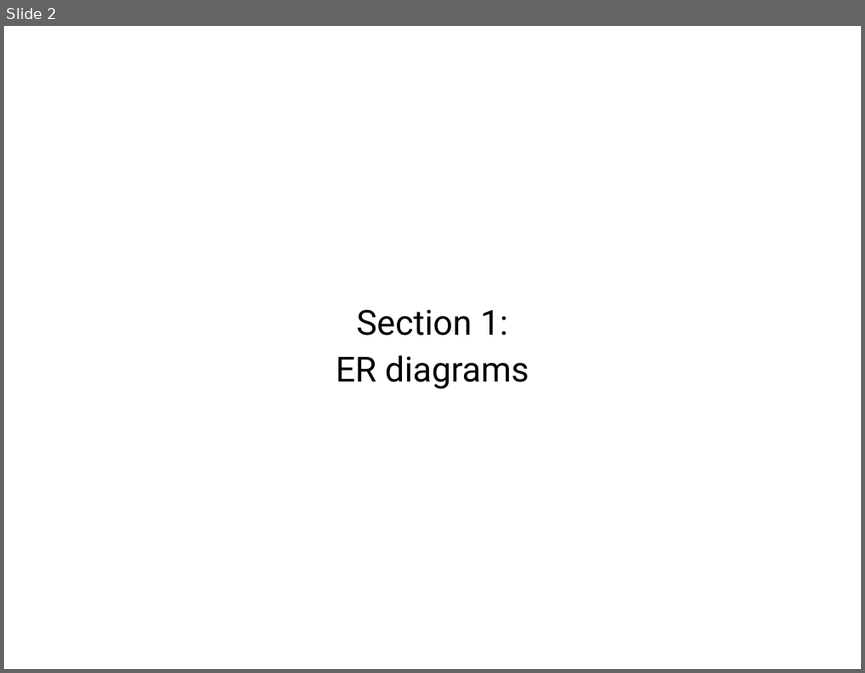
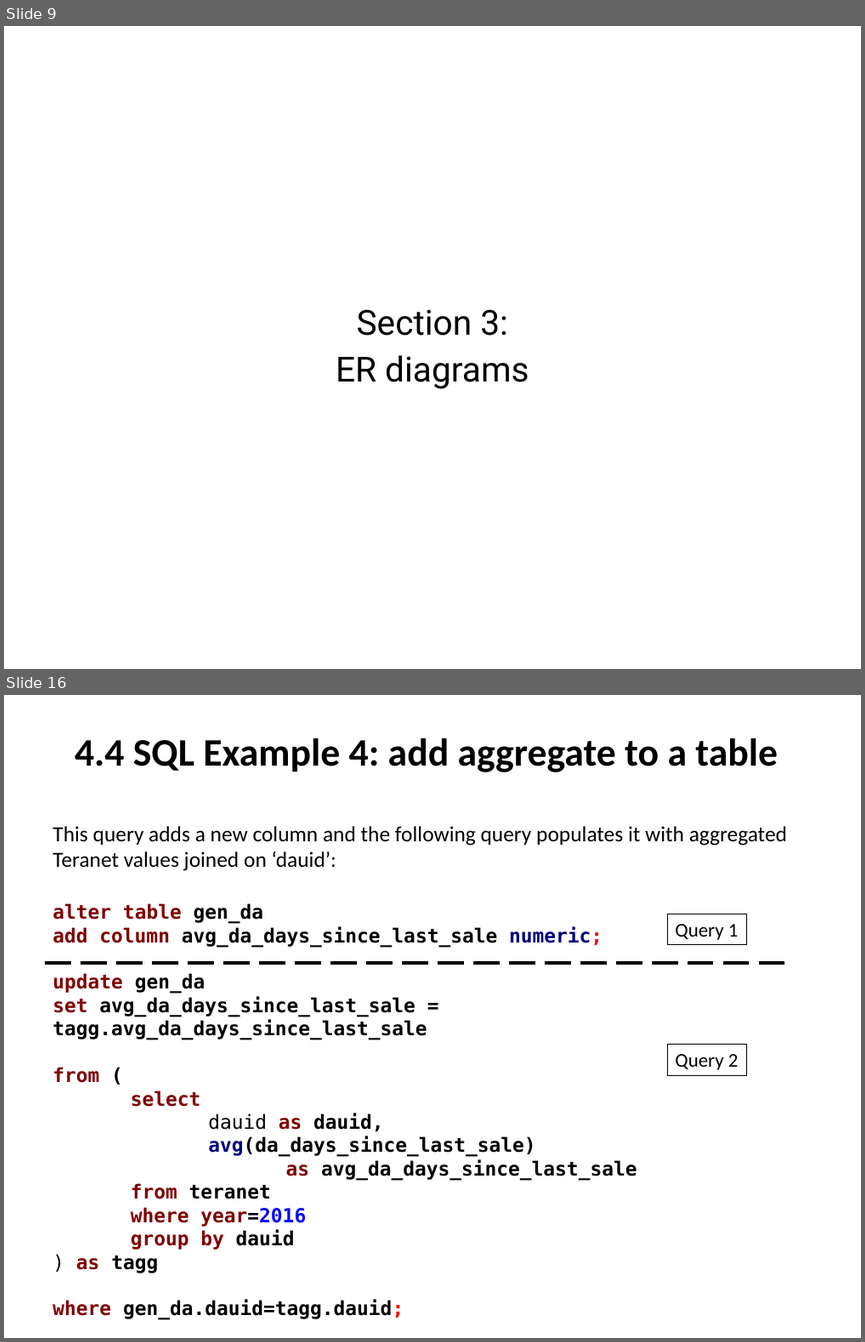
Before and after one commit to stepan-o/thesis, a slide deck: presentations/rdbms_design.pptx. Shown one above the other, each under a label of ours: slide 2 before the commit, slides 9 and 16 after it; the slides between them are not shown. The pictures are 865x673 and 865x1342 pixels, drawn with LibreOffice and Linux fonts; fonts in the diff are those of the drawing. Boxes give left, top, right and bottom in pixels: in the first picture for what was removed or moved away, otherwise in the second. Text is boxed around its words. In the diff, an @@ line names an element or a change of style, - is before the commit and + after.

```diff
--- a/presentations/rdbms_design.pptx
+++ b/presentations/rdbms_design.pptx
@@ slide 16 added at (4,695,861,1338), background #FFFFFF @@
@@ text added at (75,738,778,772), 36 pt, text #000000, bold @@
+4.4 SQL Example 4: add aggregate to a table
@@ text added at (52,826,787,871), 20 pt, text #000000 @@
+This query adds a new column and the following query populates it with aggregated Teranet values joined on ‘dauid’:
@@ text added at (52,903,637,1315), 18 pt, text #000000, bold @@
+alter table gen_da
+add column avg_da_days_since_last_sale numeric;
+update gen_da
+set avg_da_days_since_last_sale = tagg.avg_da_days_since_last_sale
+from (
+select
+dauid as dauid,
+avg(da_days_since_last_sale)
+as avg_da_days_since_last_sale
+from teranet
+where year=2016
+group by dauid
+) as tagg
+where gen_da.dauid=tagg.dauid;
@@ rectangle added at (668,913,747,945), outline #000000 0.75 pt, 18 pt, text #000000 @@
+Query 1
@@ line added from (45, 963) to (791, 963), #000000 3 pt dashed @@
@@ rectangle added at (668,1044,747,1075), outline #000000 0.75 pt, 18 pt, text #000000 @@
+Query 2
@@ what was slide 2 is now slide 9 @@
@@ slide 9 changed as well @@
@@ subtitle at (357,309,508,335): text changed @@
-Section 1:
+Section 3:
```
Also in this commit, not shown: 8 other slides changed, 8 other slides added.
